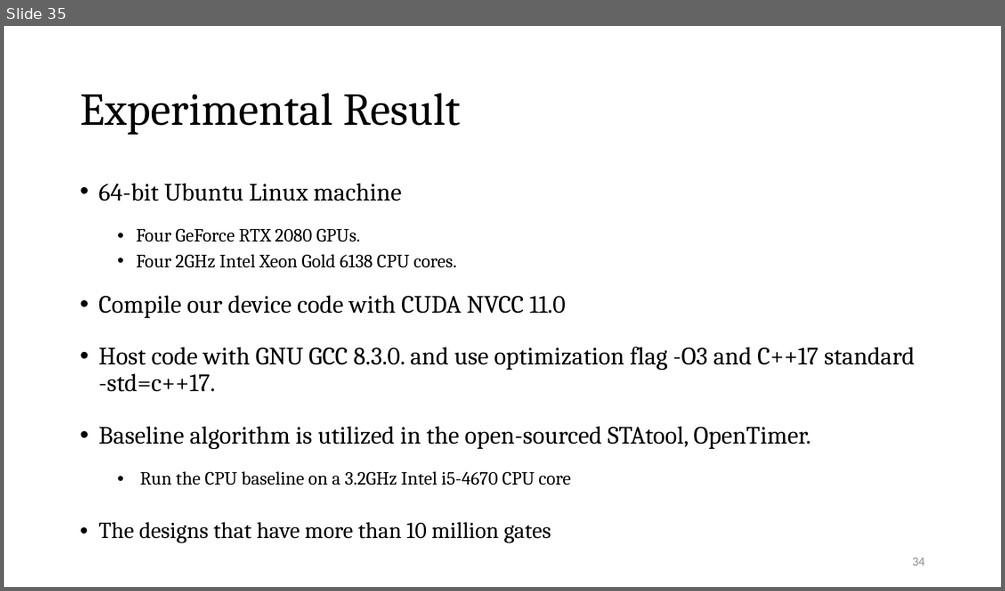
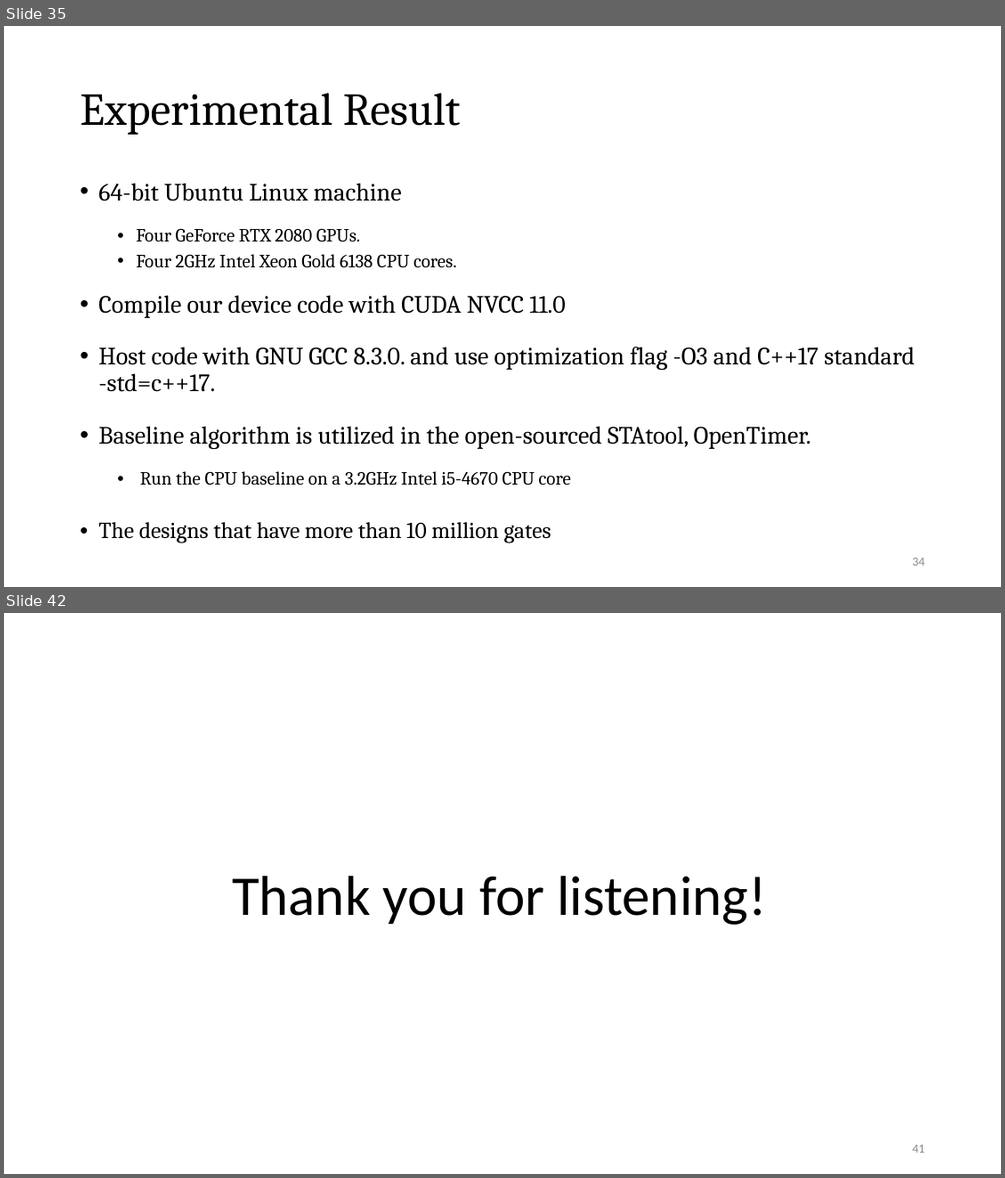
Before and after one commit to Pacific-Feng-Studuies/Studied-Papers, a slide deck: GM/Partition/Fast STA Graph Partitioning Framework for Multi-GPU Acceleration/Fast STA Graph Partitioning Framework for Multi-GPU Acceleration.pptx. Shown one above the other, each under a label of ours: slide 35 before the commit, slides 35 and 42 after it; the slides between them are not shown. The pictures are 1005x591 and 1005x1178 pixels, drawn with LibreOffice and Linux fonts; fonts in the diff are those of the drawing. Boxes give left, top, right and bottom in pixels: in the first picture for what was removed or moved away, otherwise in the second. Text is boxed around its words. In the diff, an @@ line names an element or a change of style, - is before the commit and + after.

```diff
--- a/GM/Partition/Fast STA Graph Partitioning Framework for Multi-GPU Acceleration/Fast STA Graph Partitioning Framework for Multi-GPU Acceleration.pptx
+++ b/GM/Partition/Fast STA Graph Partitioning Framework for Multi-GPU Acceleration/Fast STA Graph Partitioning Framework for Multi-GPU Acceleration.pptx
@@ slide 42 added at (4,613,1001,1174), background #FFFFFF @@
@@ text added at (232,876,766,925), 54 pt, text #000000 @@
+Thank you for listening!
@@ page number added at (912,1144,924,1152), 12 pt, text #8C8C8C @@
+41
```
Also in this commit, not shown: 7 slides changed, 5 other slides added, 1 other file.
